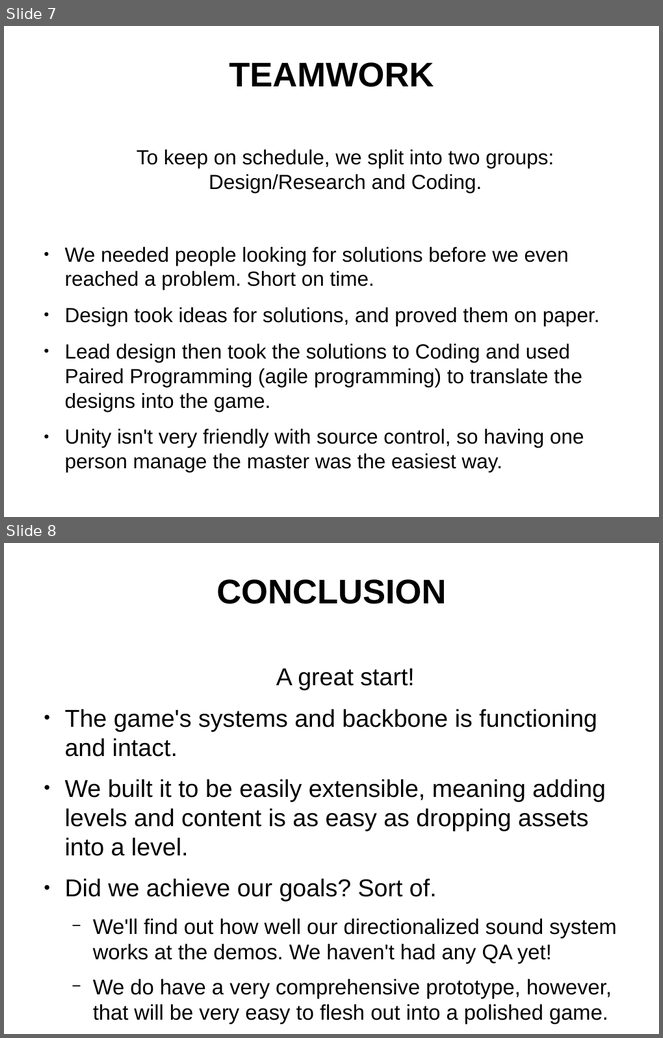
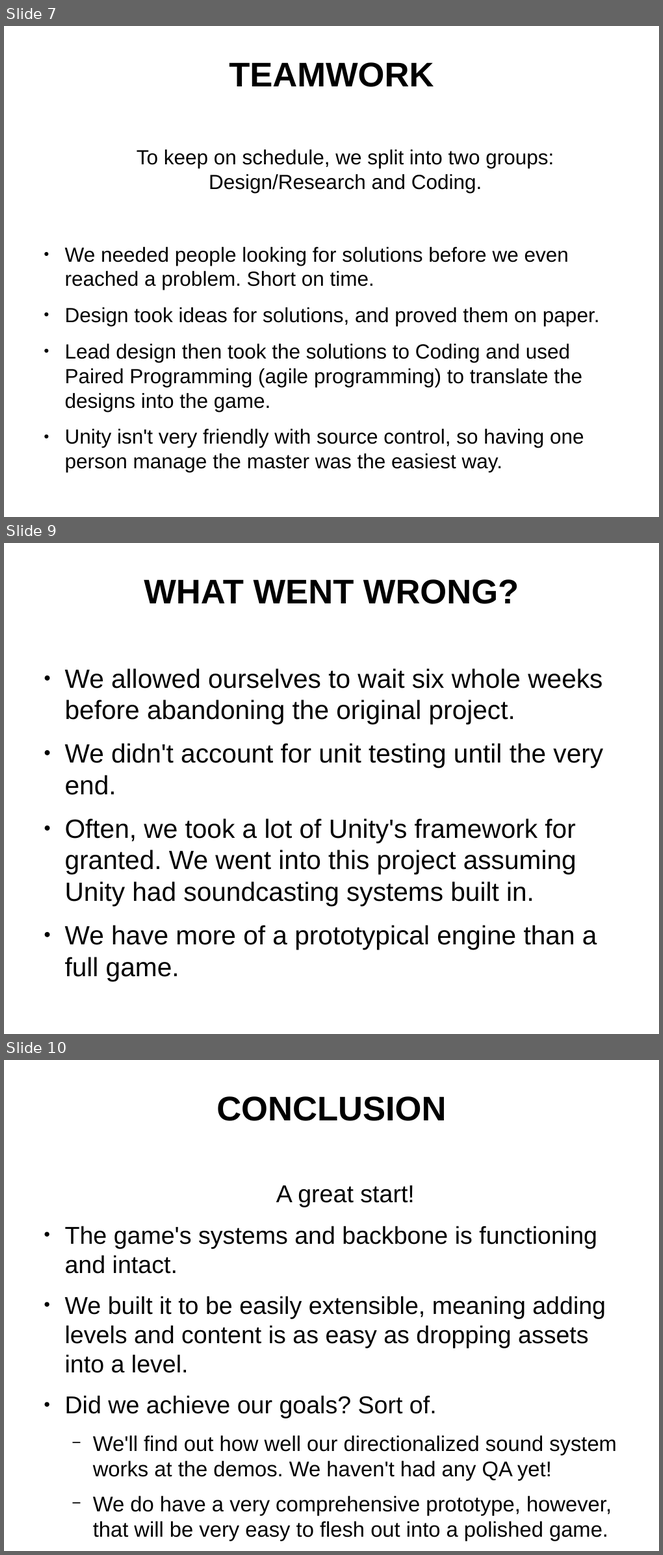
Before and after one commit to maxfield/Presentations, a slide deck: spyral-narwhals/presentation.odp. Shown one above the other, each under a label of ours: slides 7 and 8 before the commit, slides 7, 9 and 10 after it; the slides between them are not shown. The pictures are 663x1038 and 663x1555 pixels, drawn with LibreOffice and Linux fonts; fonts in the diff are those of the drawing; background and template pictures are left out. Boxes give left, top, right and bottom in pixels: in the first picture for what was removed or moved away, otherwise in the second. Text is boxed around its words. In the diff, an @@ line names an element or a change of style, - is before the commit and + after.

Commit message:
Edits Presentation.odf/pdf and executiveSummary.pdf
Presentation:
- Adds two slides, What Went Right? and What Went Wrong?

ExecutiveSummary:
- Fixes some content that was left off in the MVC section.

```diff
--- a/spyral-narwhals/presentation.odp
+++ b/spyral-narwhals/presentation.odp
@@ slide 9 added at box(4, 543, 659, 1034), background picture (left out) @@
@@ title added at box(144, 579, 519, 604), 41.4 pt, text #000000, bold @@
+WHAT WENT WRONG?
@@ text added at box(65, 668, 603, 950), 32 pt, text #000000 @@
+● We allowed ourselves to wait six whole weeks before abandoning the original project.
+● We didn't account for unit testing until the very end.
+● Often, we took a lot of Unity's framework for granted. We went into this project assuming Unity had soundcasting systems built in.
+● We have more of a prototypical engine than a full game.
@@ what was slide 8 is now slide 10 @@
```
Also in this commit, not shown: 1 other slide added, 2 other files.
